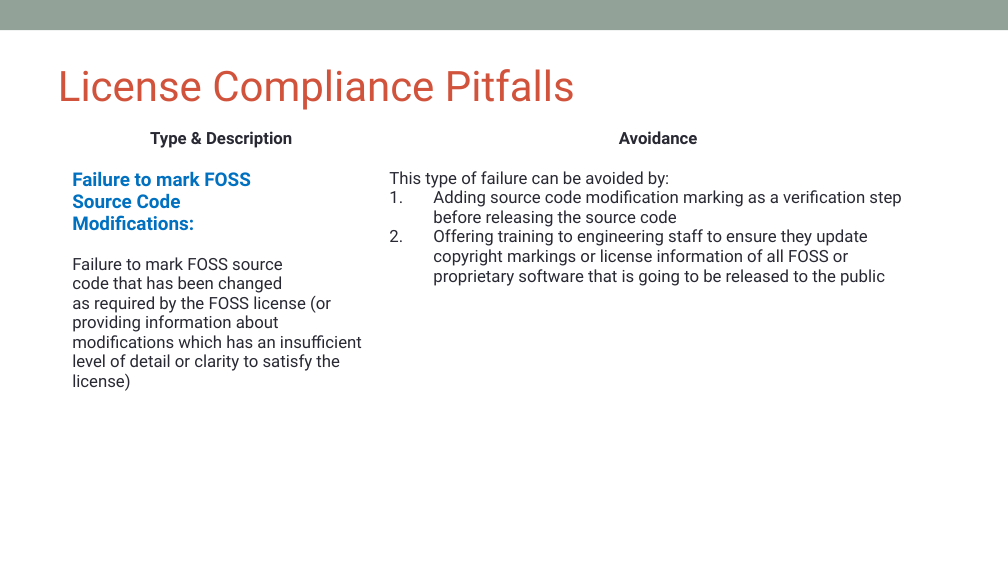
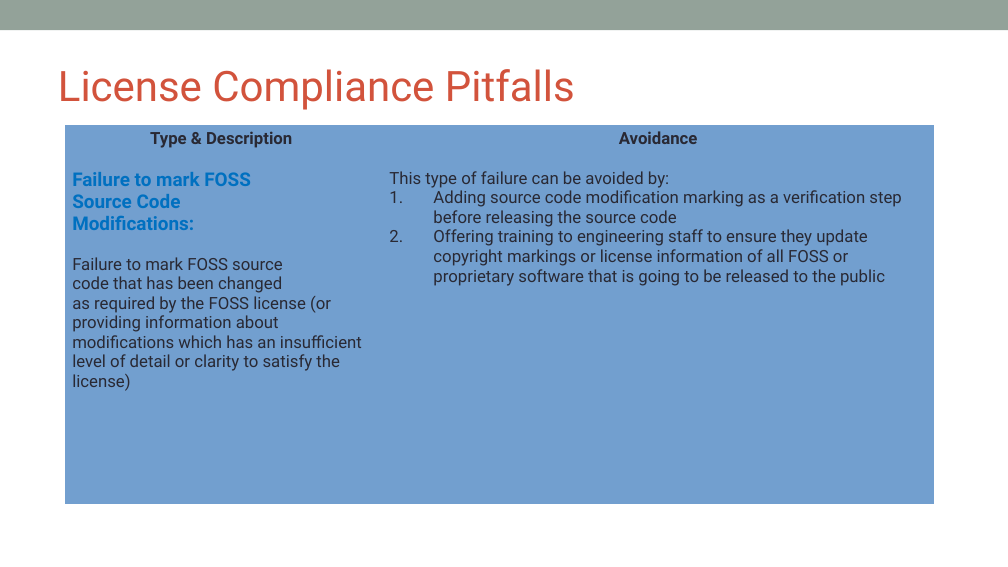
Before and after one commit to OpenChain-Project/Curriculum, a slide deck: slide 73 of slides/openchain-curriculum-for-1-1.odp. Drawn at 1008x567 pixels with LibreOffice and Linux fonts; fonts in the diff are those of the drawing; background and template pictures are left out. Boxes give left, top, right and bottom in pixels: in the first picture for what was removed or moved away, otherwise in the second. Text is boxed around its words. In the diff, an @@ line names an element or a change of style, - is before the commit and + after.

```diff
--- a/slides/openchain-curriculum-for-1-1.odp
+++ b/slides/openchain-curriculum-for-1-1.odp
@@ table at (x1=65, y1=126, x2=935, y2=504) @@
@@ fill #FFFFFF to #729FCF in 4 cells @@
@@ borders changed @@
```
Also in this commit, not shown: 7 other slides changed, 32 slides added, 2 other files.
